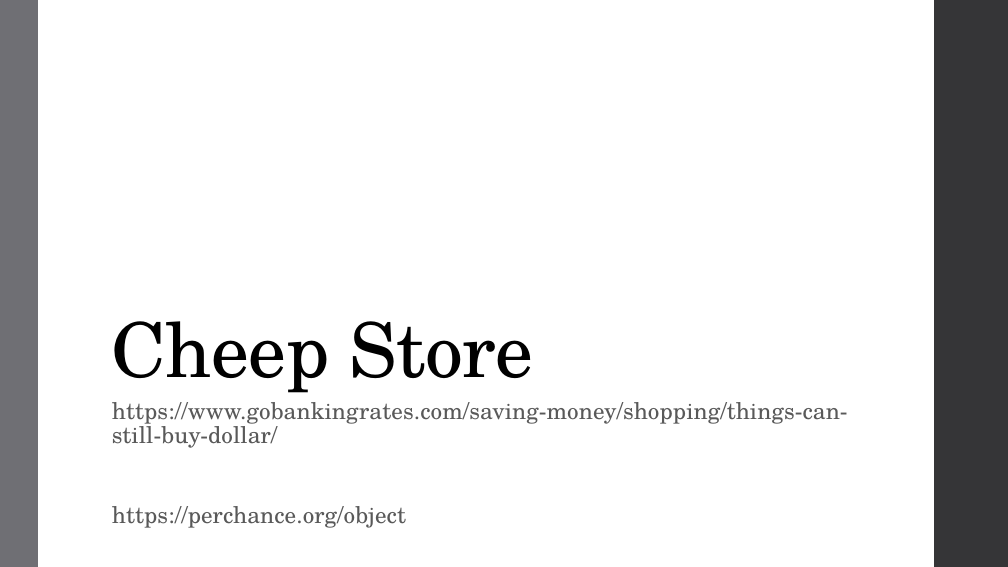
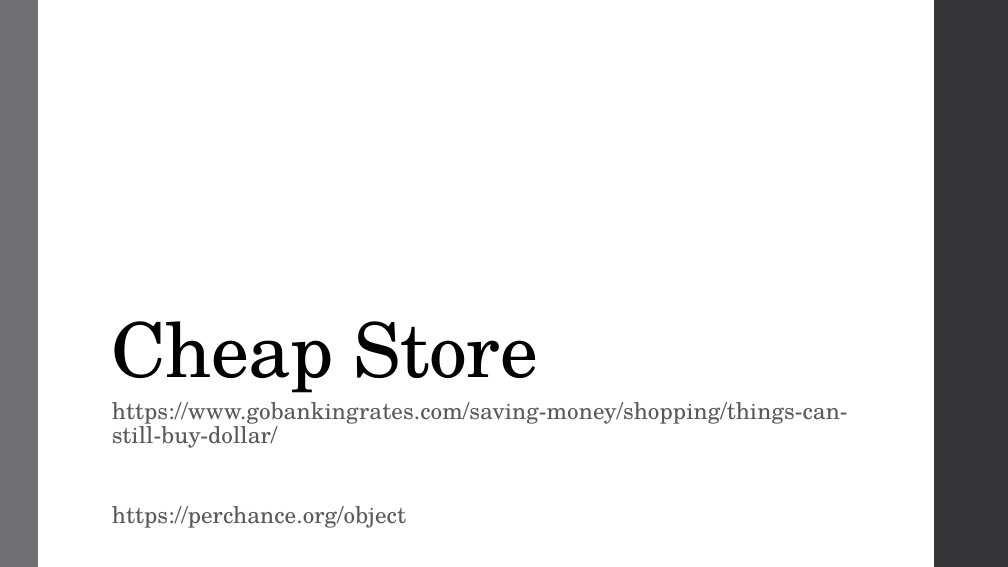
Before and after one commit to MGIS-UMN/GIS5577_week3, a slide deck: slide 13 of Database_Management.odp. Drawn at 1008x567 pixels with LibreOffice and Linux fonts; fonts in the diff are those of the drawing. Boxes give left, top, right and bottom in pixels: in the first picture for what was removed or moved away, otherwise in the second. Text is boxed around its words. In the diff, an @@ line names an element or a change of style, - is before the commit and + after.

Commit message:
Fixed a few typos in the slides

```diff
--- a/Database_Management.odp
+++ b/Database_Management.odp
@@ title at <box>112,321,538,393</box>: text changed @@
-Cheep Store
+Cheap Store
```
Also in this commit, not shown: 1 other slide changed.
